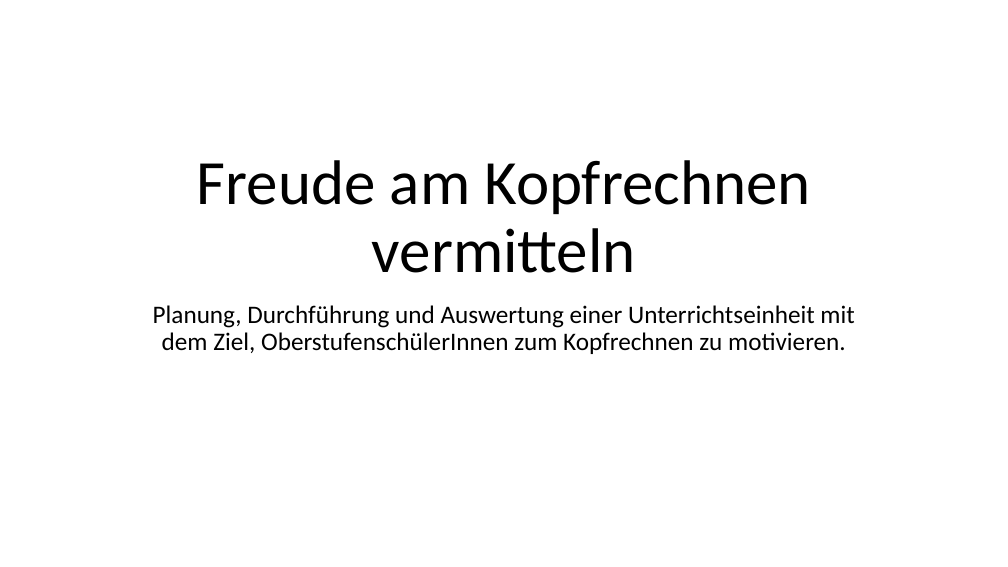
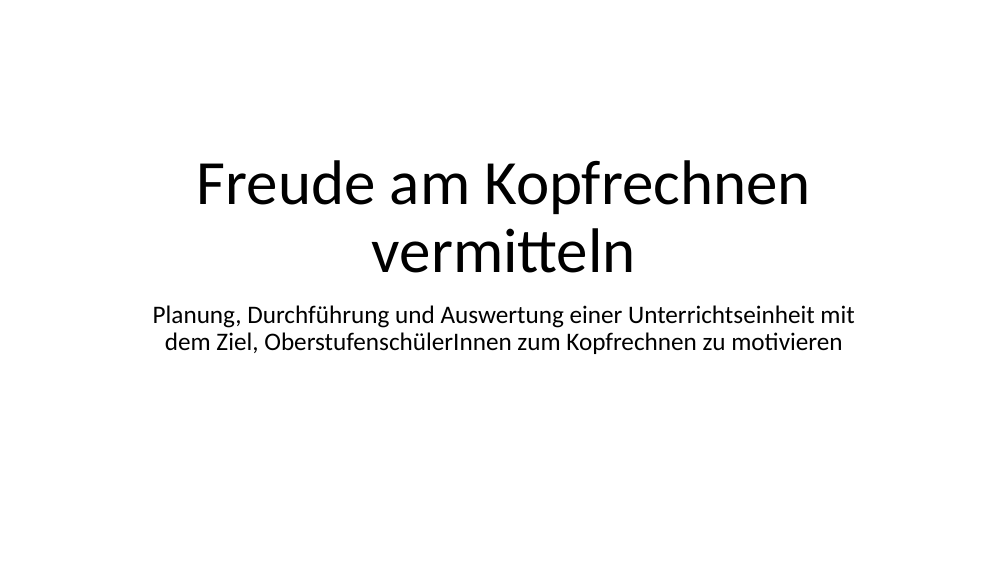
Before and after one commit to jerowing/Maturaarbeit, a slide deck: slide 1 of MA_präsentation.pptx. Drawn at 1008x567 pixels with LibreOffice and Linux fonts; fonts in the diff are those of the drawing. Boxes give left, top, right and bottom in pixels: in the first picture for what was removed or moved away, otherwise in the second. Text is boxed around its words. In the diff, an @@ line names an element or a change of style, - is before the commit and + after.

```diff
--- a/MA_präsentation.pptx
+++ b/MA_präsentation.pptx
@@ subtitle at (153,305,854,354): text changed @@
-Planung, Durchführung und Auswertung einer Unterrichtseinheit mit dem Ziel, OberstufenschülerInnen zum Kopfrechnen zu motivieren.
+Planung, Durchführung und Auswertung einer Unterrichtseinheit mit dem Ziel, OberstufenschülerInnen zum Kopfrechnen zu motivieren
```
Also in this commit, not shown: 12 other files.
